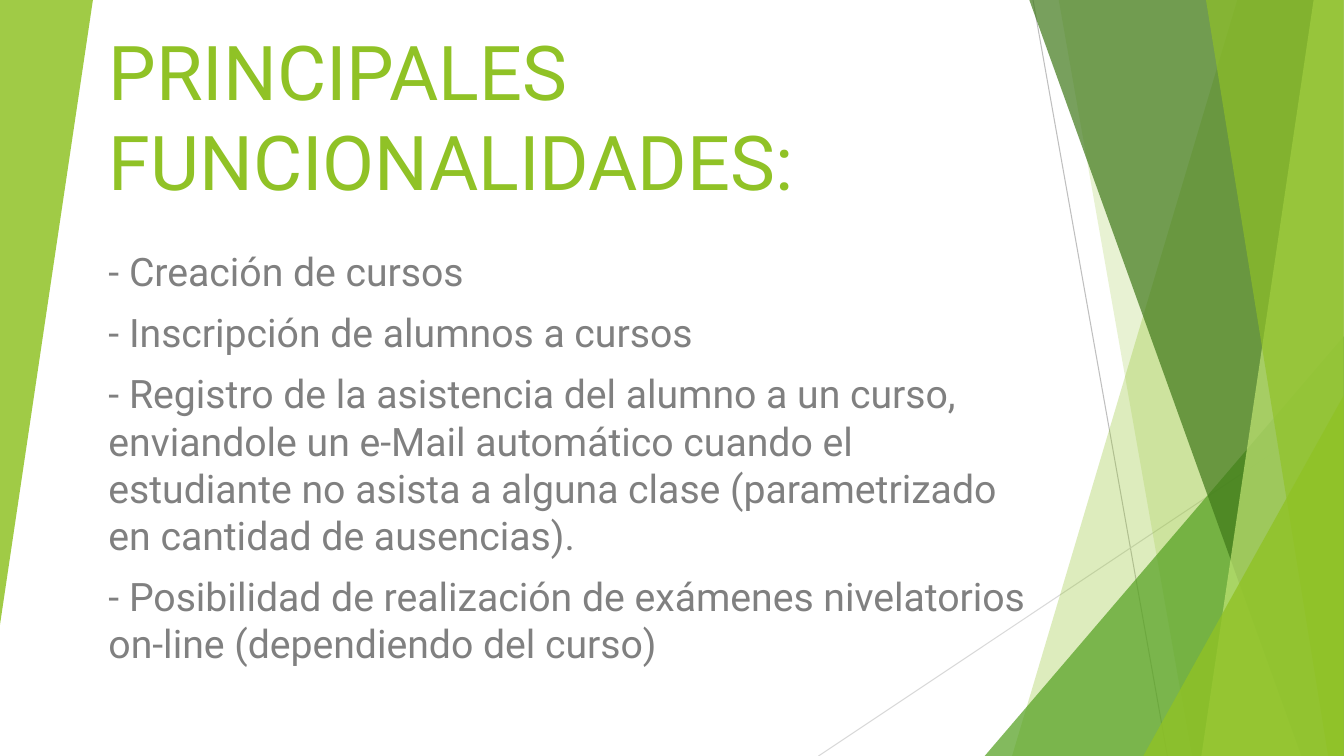
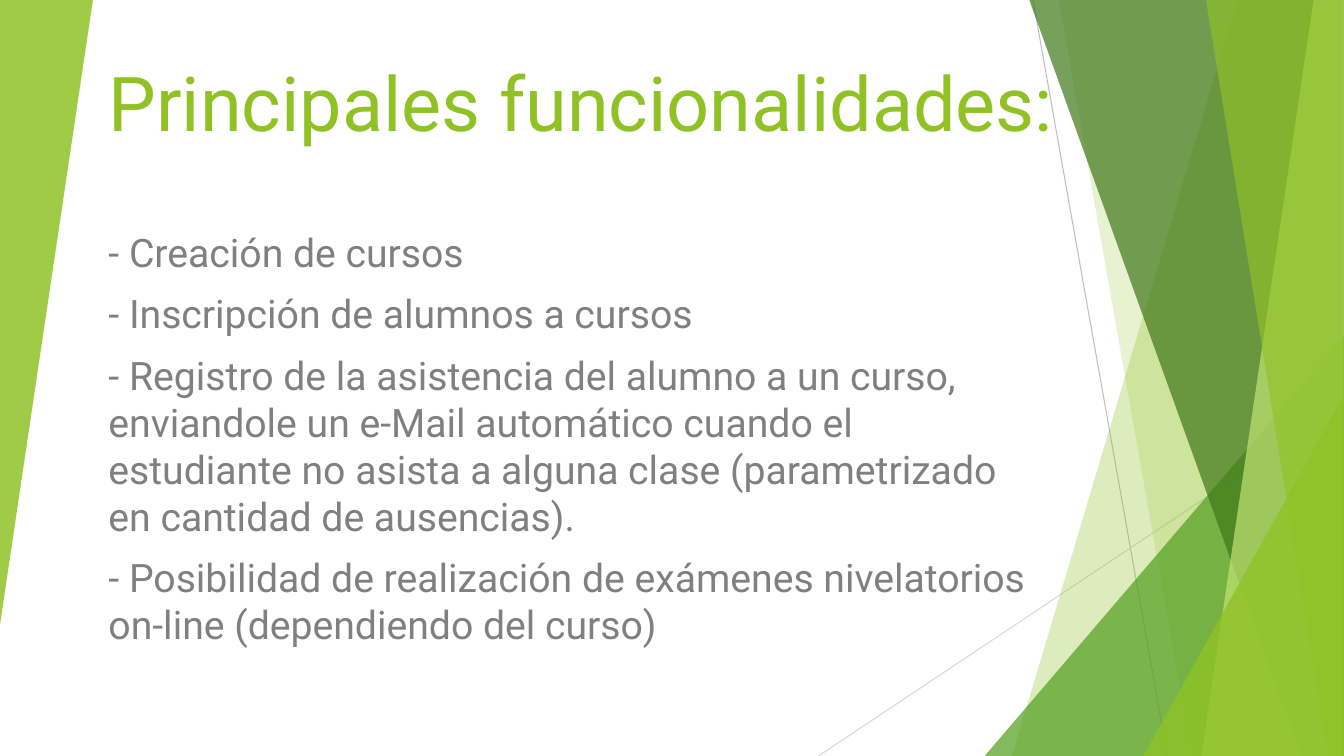
Before and after one commit to mariela21180/institucional-cfp, a slide deck: slide 5 of - Presentacion/Filminas.pptx (slide 4 before the commit). Drawn at 1344x756 pixels with LibreOffice and Linux fonts; fonts in the diff are those of the drawing. Boxes give left, top, right and bottom in pixels: in the first picture for what was removed or moved away, otherwise in the second. Text is boxed around its words. In the diff, an @@ line names an element or a change of style, - is before the commit and + after.

```diff
--- a/- Presentacion/Filminas.pptx
+++ b/- Presentacion/Filminas.pptx
@@ title at (108,62,1053,147): text changed @@
-PRINCIPALES FUNCIONALIDADES:
+Principales funcionalidades:
@@ subtitle "- Creación de cursos": place and size @@
-subtitle "- Creación de cursos" at (108,256,1025,667)
+subtitle "- Creación de cursos" at (108,237,1025,648)
```
Also in this commit, not shown: 2 other slides changed, 5 slides added.
